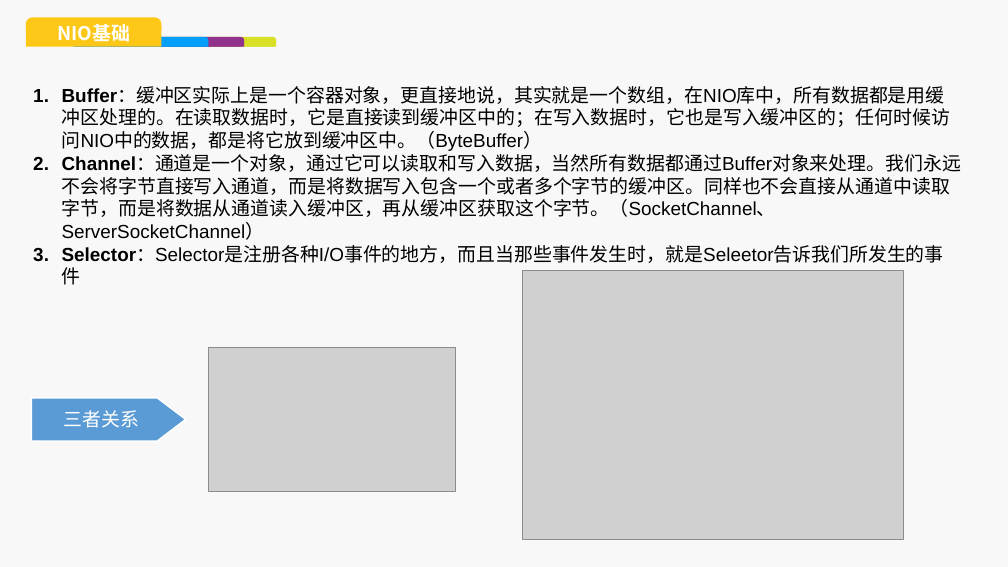
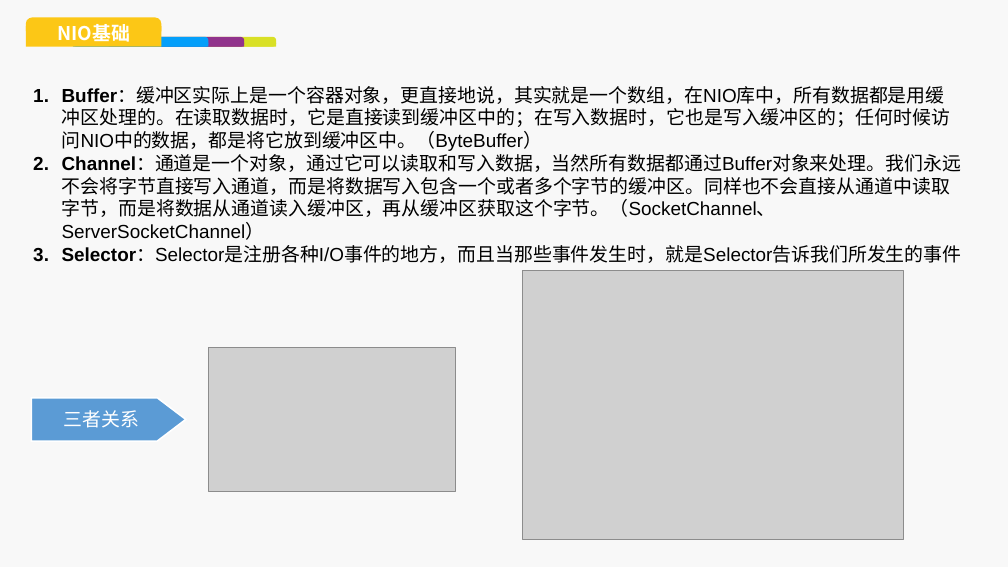
Before and after one commit to stupidsupermanla/netty_study, a slide deck: slide 11 of ppt/NIO&NETTY初窥.pptx. Drawn at 1008x567 pixels with LibreOffice and Linux fonts; fonts in the diff are those of the drawing; grey boxes stand for pictures; background and template pictures are left out. Boxes give left, top, right and bottom in pixels: in the first picture for what was removed or moved away, otherwise in the second. Text is boxed around its words. In the diff, an @@ line names an element or a change of style, - is before the commit and + after.

```diff
--- a/ppt/NIO&NETTY初窥.pptx
+++ b/ppt/NIO&NETTY初窥.pptx
@@ text at (62,246,962,263): text changed @@
-3. Selector：Selector是注册各种I/O事件的地方，而且当那些事件发生时，就是Seleetor告诉我们所发生的事件
+3. Selector：Selector是注册各种I/O事件的地方，而且当那些事件发生时，就是Selector告诉我们所发生的事件
```
Also in this commit, not shown: 3 other slides changed, 3 slides added, 1 slide removed, 1 other file.
